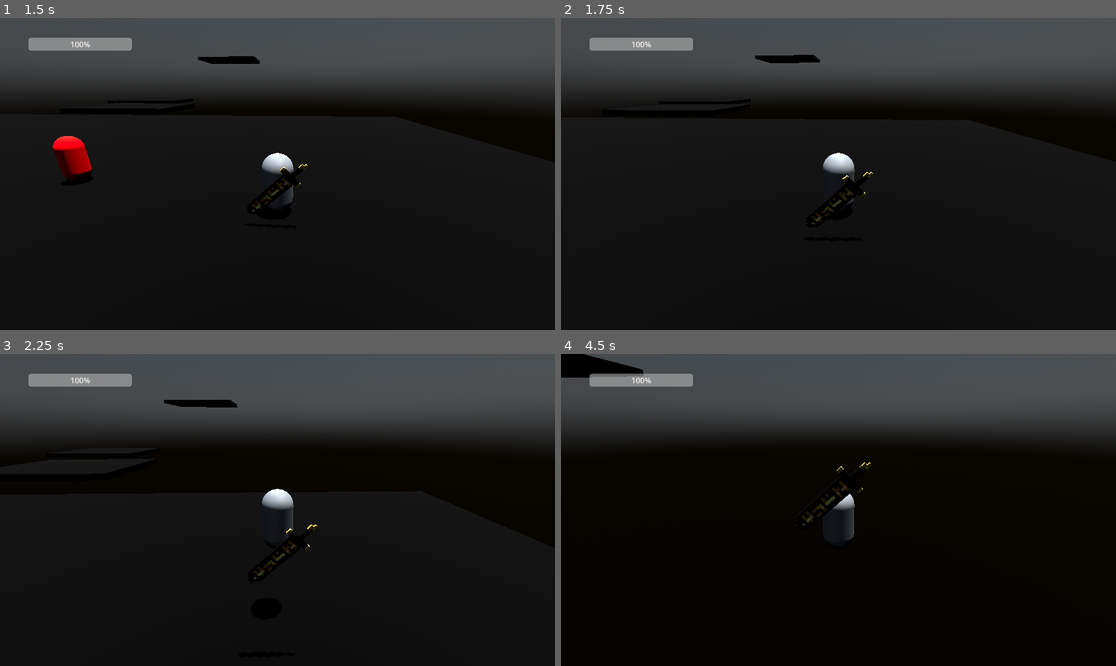
Above: before the commit, frames 1-4 (two rows, left to right).
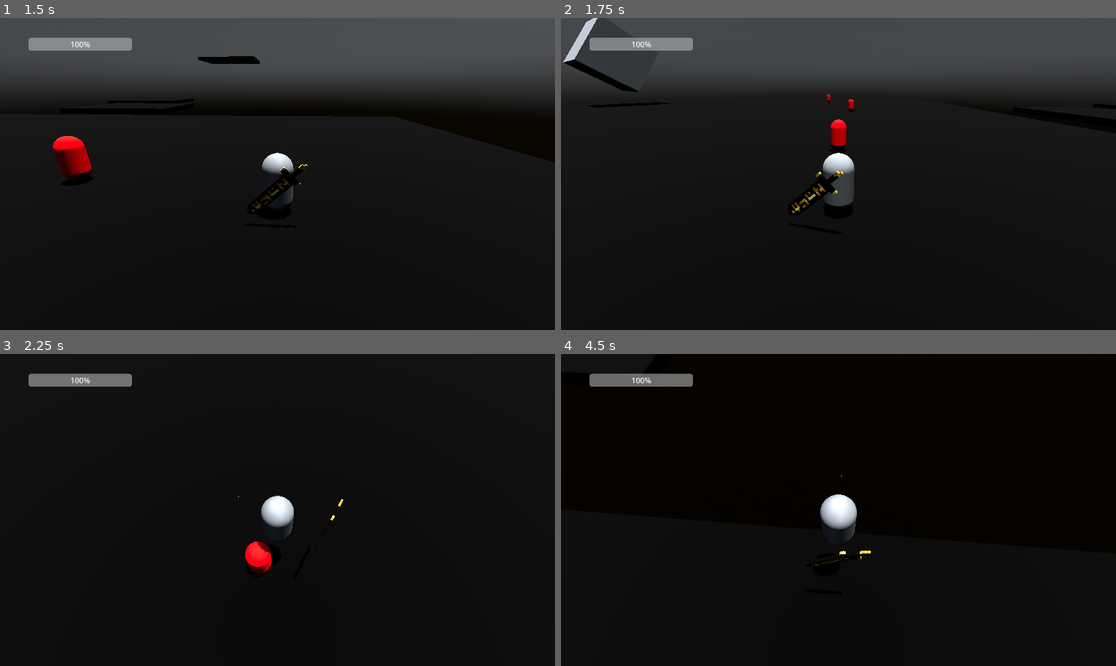
Above: after the commit, the same moments.

Repository: ChristopherBotha/CanonSavio
Game: Godot game, scene res://levels/World.tscn
Two runs of this game, one before a commit and one after it. Both use one fixed random seed, a clock stepped at 60 frames per second and the inputs below.
Inputs (mouse positions are in pixels of both pictures, inside the frame that each line leads up to):
- Up to frame 1 (1.5 s): move the mouse to (305, 174) at 0.52 s; hold Shift (sprint) 0.53-1.28 s; hold W (up) from 0.53 s (still down); right-click (305, 174) at 0.6 s; tap Space (jump) at 0.77, 1.07 s; move the mouse to (249, 174) at 1.27 s; tap Shift (sprint) at 1.35 s
- Up to frame 2 (1.75 s): keep holding W (up); tap Space (jump) at 1.52 s; tap G (lock, bound only after the commit) at 1.55 s
- Up to frame 3 (2.25 s): keep holding W (up); tap Space (jump) at 1.82 s; move the mouse to (288, 503) at 2.02 s; tap G (lock, bound only after the commit) at 2.1 s
- Up to frame 4 (4.5 s): keep holding W (up); tap Space (jump) at 2.3, 2.85, 3.02, 3.32, 3.77, 4.07 s; move the mouse to (832, 516) at 2.77 s; right-click (832, 516) at 3.05 s; move the mouse to (877, 513) at 3.52 s; press the mouse at (877, 513) at 3.53 s; tap Shift (sprint) at 3.8 s; move the mouse to (794, 506) at 4.27 s; release the mouse at (794, 506) at 4.28 s; right-click (794, 506) at 4.35 s

Frame 1 is identical in both runs. In frame 2, 2.1% of the frame differs, in the area x 0-100%, y 0-67%; in frame 3, 25%; in frame 4, 27%, in the area x 0-100%, y 0-69%.

Commit message:
lock on added

Diff:
--- a/Player/Camera3D.gd
+++ b/Player/Camera3D.gd
@@ -24,6 +24,7 @@
 	frustum_offset = Vector2((2*randf() - 1)*max_shake*trauma*trauma, (2*randf() - 1)*max_shake*trauma*trauma)
 
 
+
 func traumas(val,timer):
 	trauma = val
 	await get_tree().create_timer(timer).timeout
--- a/Player/Camera_Orbit.gd
+++ b/Player/Camera_Orbit.gd
@@ -7,7 +7,11 @@
 var h_acceleration = 1
 var v_acceleration = 1
 
+var enemy = []
+var lock : bool = false
+
 var mouseDelta : Vector2 = Vector2()
+var TURN_SPEED = 10
 
 func _ready():
 	Input.set_mouse_mode(Input.MOUSE_MODE_CAPTURED)
@@ -23,5 +27,42 @@
 
 	camrot_v = clamp(camrot_v , deg_to_rad(-20), deg_to_rad(20))
 
-	$h.rotation.y = h_acceleration * camrot_h
-	$h/v.rotation.x = v_acceleration * camrot_v
+	if Input.is_action_just_pressed("lock"):
+		lock = true
+
+	if enemy != null and lock == true:
+		if enemy:
+			$h.look_at(enemy[0].global_transform.origin, Vector3.UP)
+		#		owner.eyes.look_at(enemy[0].global_position, Vector3.UP)
+		#		$h.rotate_y(deg_to_rad(owner.eyes.rotation.y))
+
+			await get_tree().create_timer(0.3).timeout
+			if Input.is_action_just_pressed("lock") and lock == true:
+				lock = false
+				$h.rotate_y(deg_to_rad(owner.rotation.y * TURN_SPEED))
+		#		owner.camera.look_at(owner.global_position, enemy.global_position)
+		#			enemy.eyes.look_at(enemy.target.global_transform.origin, Vector3.UP)
+		#			enemy.rotate_y(deg_to_rad(enemy.eyes.rotation.y * enemy.TURN_SPEED))
+		elif enemy == null:
+			lock = false
+
+	else:
+		$h.rotation.y = h_acceleration * camrot_h
+		$h/v.rotation.x = v_acceleration * camrot_v
+
+
+func _on_lock_range_body_entered(body):
+	if body.is_in_group("Enemies"):
+		enemy.append(body)
+		print(enemy)
+
+
+func _on_lock_range_body_exited(body):
+	if body.is_in_group("Enemies"):
+		for i in enemy:
+			if body == i:
+				enemy.erase(i)
+				print(enemy)
+			else:
+				print("no")
+	pass # Replace with function body.
--- a/Player/Idle.gd
+++ b/Player/Idle.gd
@@ -11,8 +11,9 @@
 	elif owner.dir != Vector3.ZERO:
 		state_machine.transition_to("Walk", {do_walk = true})
 	elif Input.is_action_just_pressed("jump"):
+		print("jump")
 		state_machine.transition_to("Jump", {do_jump = true})
 	elif Input.is_action_just_pressed("dash"):
 		state_machine.transition_to("Dash", {do_dash = true})
-#	elif owner.velocity.y < 0 and !owner.is_on_floor():
+#	elif owner.velocity.y < 0:
 #		state_machine.transition_to("Fall", {do_fall = true})
--- a/Player/Jump.gd
+++ b/Player/Jump.gd
@@ -9,8 +9,6 @@
 
 func physics_update(_delta: float) -> void:
 
-	if owner.sprinting == true:
-			owner.SPEED = owner.maxSpeed
 
 	if owner.is_on_floor() and owner.dir != Vector3.ZERO and Input.is_action_pressed("sprint"):
 		state_machine.transition_to("Run", {do_Run = true})
--- a/Player/Player.gd
+++ b/Player/Player.gd
@@ -4,18 +4,14 @@
 var SPEED = 5.0
 var JUMP_VELOCITY = 4.5
 var dashSpeed = 200
-
+@onready var eyes = $eyes
 
 var dashing = false
-#	set(new_value):
-#		dashing = new_value
-#	get:
-#		return dashing
-
 var sprinting : bool = false
 var jumping : bool = false
 var attacking : bool = false
 
+@onready var aimCast = $Body/RayCast3D
 
 # Get the gravity from the project settings to be synced with RigidBody nodes.
 var gravity = ProjectSettings.get_setting("physics/3d/default_gravity")
@@ -43,13 +39,12 @@
 var h_rot
 
 func _physics_process(delta):
-	# Add the gravity.
-
 	if !is_on_floor():
 		velocity.y -= gravity * delta
 
 	# Get the input direction and handle the movement/deceleration.
 	# As good practice, you should replace UI actions with custom gameplay actions.
+
 	sprintFalse()
 	handleInput(delta)
 	handle_animaton()
@@ -63,6 +58,7 @@
 				Input.get_action_strength("down") - Input.get_action_strength("up")).rotated(Vector3.UP, h_rot).normalized()
 
 	dir = input_dir
+	print(velocity)
 
 	#rotate body accroding to mouse input
 	if input_dir.z != 0 or input_dir.x != 0 :
@@ -71,21 +67,15 @@
 
 	if input_dir and !is_on_floor():
 		velocity = velocity.lerp(Vector3(input_dir.x * SPEED, velocity.y, input_dir.z * SPEED), airFriction )
-	elif !is_on_floor():
-		velocity.z = move_toward(velocity.z, 0, airFriction)
-		velocity.x = move_toward(velocity.x, 0, airFriction)
+
+	elif !is_on_floor() :
+		velocity = velocity.lerp(Vector3(input_dir.x * SPEED, velocity.y, input_dir.z * SPEED), airFriction )
 
 	elif input_dir and is_on_floor():
 		velocity = velocity.lerp(Vector3(input_dir.x,0.0,input_dir.z) * SPEED, momentum )
 
 	elif is_on_floor() and input_dir == Vector3.ZERO:
 		velocity = velocity.lerp(Vector3(0.0, velocity.y, 0.0), friction )
-		velocity.y = 0.0
-
-	else:
-		velocity = velocity.lerp(Vector3(input_dir.x,0.0,input_dir.z) * SPEED, momentum )
-#		velocity.x = move_toward(velocity.x, 0, SPEED)
-#		velocity.z = move_toward(velocity.z, 0, SPEED)
 
 func sprint():
 	if Input.is_action_pressed("sprint"):
@@ -104,12 +94,15 @@
 		SignalBus.emit_signal("delayChange")
 
 		var where = $Body/RayCast3D.get_collision_point()
+
+
 		if dir != Vector3.ZERO:
 			velocity = velocity.direction_to(Vector3(where.x, 0.0, where.z)) * dashSpeed
 			velocity = velocity.lerp(Vector3.ZERO, 0.2 )
 		elif dir == Vector3.ZERO:
-			velocity = velocity.direction_to(Vector3(where.x, 0.0, where.z)) * dashSpeed
-			velocity = velocity.lerp(Vector3.ZERO, 1.3 )
+			velocity = velocity.direction_to(Vector3(where.x, 0.0, where.z)) * (dashSpeed - 20)
+			velocity = velocity.lerp(Vector3.ZERO, 1.3)
+
 		velocity = velocity.move_toward(Vector3.ZERO, 0.2 )
 
 		await get_tree().create_timer(1).timeout
--- a/Player/Player.tscn
+++ b/Player/Player.tscn
@@ -31,6 +31,10 @@
 size = Vector3(1, 1, 0.122059)
 
 [sub_resource type="CapsuleShape3D" id="CapsuleShape3D_7wy4n"]
+
+[sub_resource type="CylinderShape3D" id="CylinderShape3D_2bxcc"]
+height = 32.4
+radius = 30.0
 
 [node name="Player" type="CharacterBody3D" groups=["Player"]]
 collision_layer = 4
@@ -79,6 +83,7 @@
 
 [node name="RayCast3D" type="RayCast3D" parent="Body"]
 target_position = Vector3(0, 0, 1000)
+collision_mask = 3
 
 [node name="Camera_Orbit" type="Node3D" parent="."]
 script = ExtResource("2_60t8r")
@@ -98,6 +103,14 @@
 projection = 2
 near = 0.8
 script = ExtResource("2_b20r0")
+
+[node name="lock_range" type="Area3D" parent="Camera_Orbit"]
+collision_layer = 0
+collision_mask = 2
+monitorable = false
+
+[node name="CollisionShape3D" type="CollisionShape3D" parent="Camera_Orbit/lock_range"]
+shape = SubResource("CylinderShape3D_2bxcc")
 
 [node name="State_Machine" type="Node" parent="."]
 script = ExtResource("4_5n36r")
@@ -127,4 +140,8 @@
 [node name="Fall" type="Node" parent="State_Machine"]
 script = ExtResource("16_v33u0")
 
+[node name="eyes" type="Node3D" parent="."]
+
 [connection signal="body_entered" from="Body/hand" to="." method="_on_hand_body_entered"]
+[connection signal="body_entered" from="Camera_Orbit/lock_range" to="Camera_Orbit" method="_on_lock_range_body_entered"]
+[connection signal="body_exited" from="Camera_Orbit/lock_range" to="Camera_Orbit" method="_on_lock_range_body_exited"]
--- a/Player/holsterSword.gd
+++ b/Player/holsterSword.gd
@@ -20,7 +20,6 @@
 
 # Called every frame. 'delta' is the elapsed time since the previous frame.
 func _process(delta):
-	print(delay)
 
 	player_pos = Vector3(owner.back.global_position.x ,owner.back.global_position.y, owner.back.global_position.z)
 
--- a/project.godot
+++ b/project.godot
@@ -95,6 +95,11 @@
 "events": [Object(InputEventMouseButton,"resource_local_to_scene":false,"resource_name":"","device":-1,"window_id":0,"a …(236 unchanged characters)…
 ]
 }
+lock={
+"deadzone": 0.5,
+"events": [Object(InputEventKey,"resource_local_to_scene":false,"resource_name":"","device":0,"window_id":0,"alt_pressed":false,"shift_pressed":false,"ctrl_pressed":false,"meta_pressed":false,"pressed":false,"keycode":0,"physical_keycode":71,"unicode":0,"echo":false,"script":null)
+]
+}
 
 [xr]
 
Not shown: 1 places in Player/Player.tscn that only renumber resources
